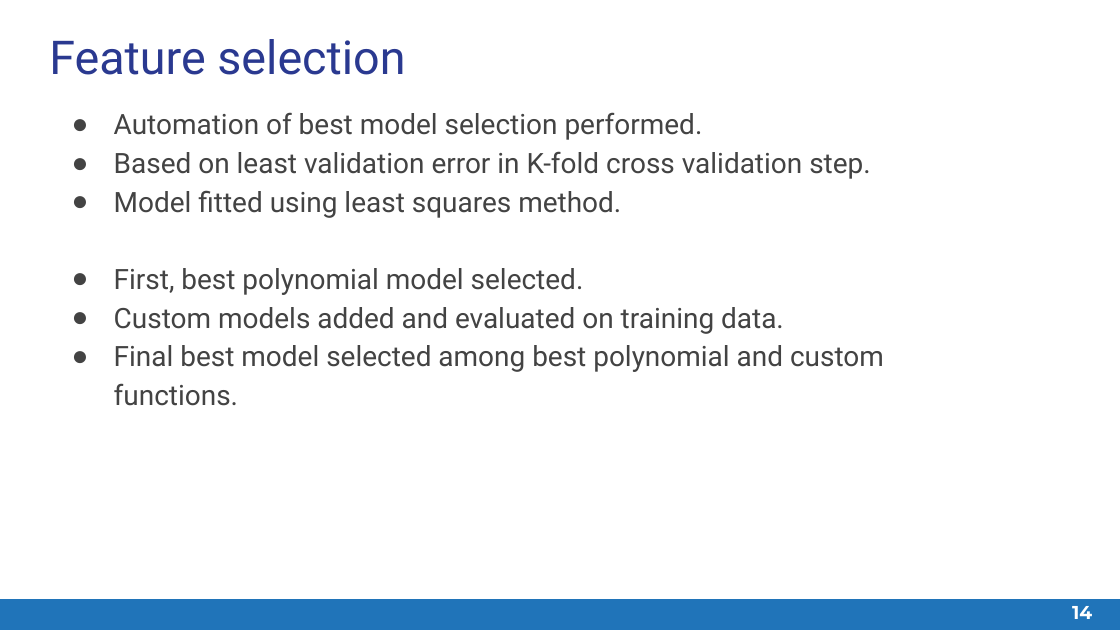
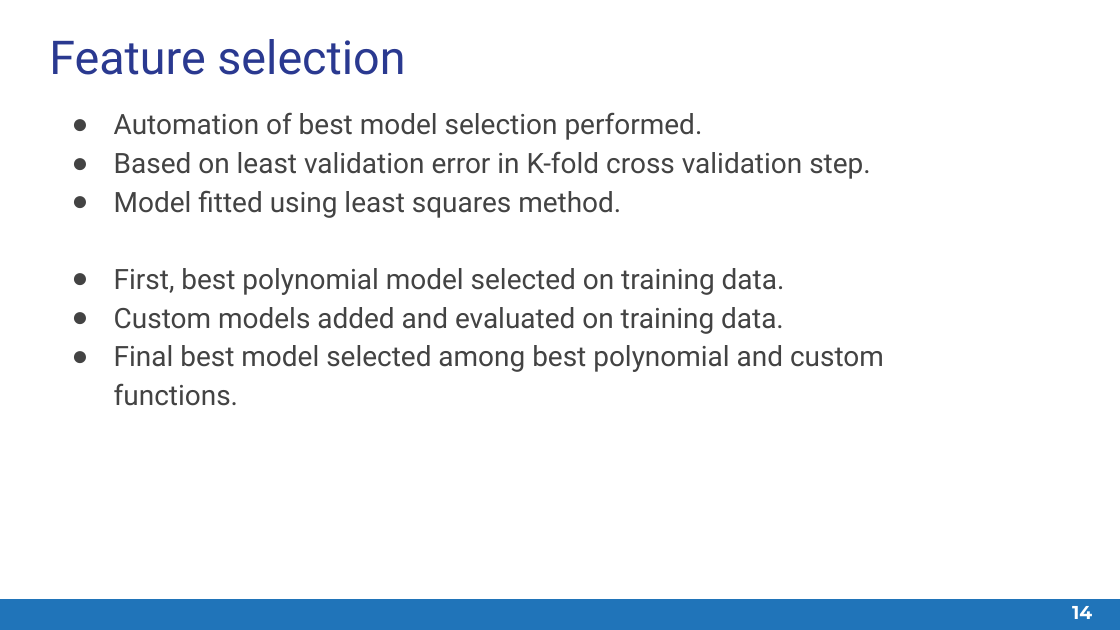
Before and after one commit to ayushkumarshah/Linear_Feature_Engineering_Matlab, a slide deck: slide 14 of documentation/Quantitative Foundations Project 1 - Slide Deck.pptx. Drawn at 1120x630 pixels with LibreOffice and Linux fonts; fonts in the diff are those of the drawing. Boxes give left, top, right and bottom in pixels: in the first picture for what was removed or moved away, otherwise in the second. Text is boxed around its words. In the diff, an @@ line names an element or a change of style, - is before the commit and + after.

```diff
--- a/documentation/Quantitative Foundations Project 1 - Slide Deck.pptx
+++ b/documentation/Quantitative Foundations Project 1 - Slide Deck.pptx
@@ text at box(114, 268, 785, 295): text changed @@
-● First, best polynomial model selected.
+● First, best polynomial model selected on training data.
```
Also in this commit, not shown: 5 other slides changed, 1 slide added, 1 other file.
